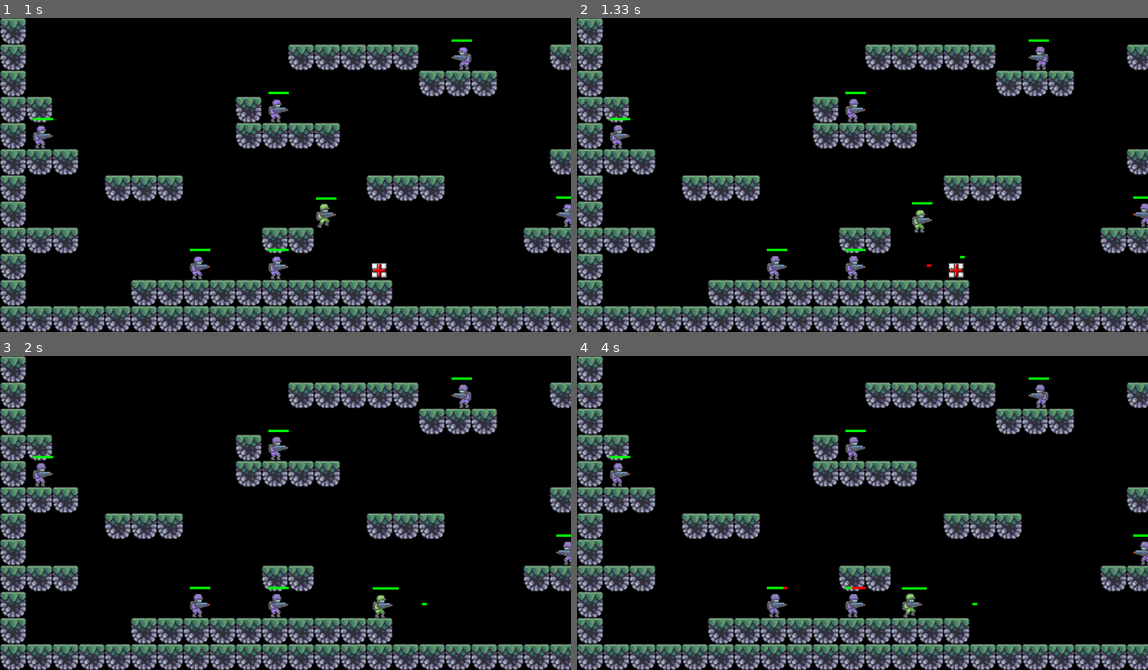
Above: before the commit, frames 1-4 (two rows, left to right).
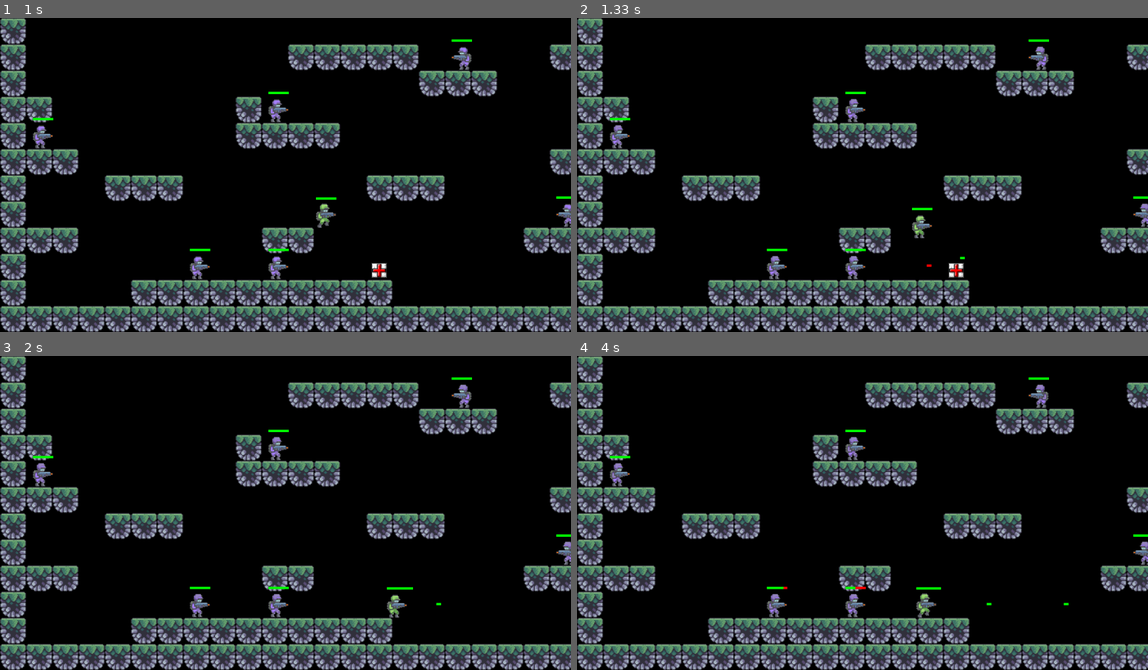
Above: after the commit, the same moments.

Repository: TheoTheobald/PyGame_Group_Project
Game: pygame game, started from theo_first_test/main.py
Two runs of this game, one before a commit and one after it. Both use one fixed random seed, a clock stepped at 60 frames per second and the inputs below.
Inputs (mouse positions are in pixels of both pictures, inside the frame that each line leads up to):
- Up to frame 1 (1 s): click "Start" at 0.38 s; hold Right from 0.67 s (still down); move the mouse to (291, 193) at 0.7 s
- Up to frame 2 (1.33 s): release Right at 1.13 s; hold Up from 1.17 s (still down); tap Space at 1.23 s
- Up to frame 3 (2 s): release Up at 1.47 s; hold Right 1.5-1.97 s; tap Space at 1.57, 1.87 s
- Up to frame 4 (4 s): hold Left 2-2.53 s; tap Space at 2.07, 2.37, 2.63, 2.93, 3.47, 3.77 s; hold Left 2.57-2.97 s; hold Right from 3.4 s (still down)

Frame 1 is identical in both runs. In frame 2, 0.3% of the frame differs, in the area x 58-68%, y 58-77%; in frame 3, 0.3%; in frame 4, 0.4%, in the area x 48-87%, y 73-84%.

Commit message:
refactored player code to make smaller

Diff:
--- a/theo_first_test/player.py
+++ b/theo_first_test/player.py
@@ -15,18 +15,22 @@
     def __init__(self, pos):
         pygame.sprite.Sprite.__init__(self)
 
+        # Appearance params
         self.falling = False
         self.facing = 0
         self.frameIndex = 0
         self.updateTime = pygame.time.get_ticks()
         self.stance = 0
+        self.className = 'character'
+        self.getSprites(pos)
+
+        # Combat
+        self.canShoot = True
         self.shooting = False
         self.timeLastShot = pygame.time.get_ticks()
-        self.canShoot = True
-        self.className = 'character'
         self.bulletCooldown = 1000
+        self.bulletColour = RED
         self.dead = False
-
 
         # Char movement
         self.direction = pygame.math.Vector2(0, 0)
@@ -34,7 +38,7 @@
         self.gravity = 1
         self.jumpSpeed = -18
 
-        # Char appearance
+    def getSprites(self, pos):
         self.animations = []
         rightLeft = ['right', 'left']
         animationTypes = ['Idle', 'Run', 'Jump', 'Death']
@@ -42,20 +46,18 @@
             LST = []
             for elem in animationTypes:
                 lst = []
-                frames = len(os.listdir(f"images/enemy/{elem}"))
+                frames = len(os.listdir(f"images/{self.className}/{elem}"))
 
                 for i in range(frames):
-                    img = pygame.image.load(f"images/enemy/{elem}/{i}.png")
+                    img = pygame.image.load(f"images/{self.className}/{elem}/{i}.png")
                     img = pygame.transform.scale(img, (int(img.get_width() * 1.5), int(img.get_height() * 1.5)))
                     if j == 'left':
                         img = pygame.transform.flip(img, True, False)
                     lst += [img]
                 LST += [lst]
             self.animations += [LST]
-
         self.image = self.animations[self.facing][self.stance][self.frameIndex]
         self.rect = self.image.get_rect(topleft = pos)
-        self.bulletColour = RED
 
     def animatePlayer(self):
         timeGap = 100 # Time waited before resetting image
@@ -105,7 +107,6 @@
         pygame.draw.rect(scrn, RED, (self.rect.x, self.rect.y - 10, 43, 5))
         pygame.draw.rect(scrn, GREEN, (self.rect.x, self.rect.y - 10, (43 * (self.health/self.totalHealth)), 5))
 
-
     def update(self):
         self.animatePlayer()
         self.shootRate()
@@ -116,38 +117,17 @@
     def __init__(self, pos):
         Character.__init__(self, pos)
         self.className = 'player'
+
+        # Player combat
         self.bulletCooldown = 200
-
-        # Player movement
-        self.direction = pygame.math.Vector2(0, 0)
-        self.speed = 5
-        self.gravity = 1
-        self.jumpSpeed = -20
+        self.bulletColour = GREEN
         self.totalHealth = 500
         self.health = 500
 
         # Player appearance
-        self.animations = []
-        rightLeft = ['right', 'left']
-        animationTypes = ['Idle', 'Run', 'Jump', 'Death']
-        for j in rightLeft:
-            LST = []
-            for elem in animationTypes:
-                lst = []
-                frames = len(os.listdir(f"images/player/{elem}"))
-
-                for i in range(frames):
-                    img = pygame.image.load(f"images/player/{elem}/{i}.png")
-                    img = pygame.transform.scale(img, (int(img.get_width() * 1.5), int(img.get_height() * 1.5)))
-                    if j == 'left':
-                        img = pygame.transform.flip(img, True, False)
-                    lst += [img]
-                LST += [lst]
-            self.animations += [LST]
-
+        self.getSprites(pos)
         self.image = self.animations[self.facing][self.stance][self.frameIndex]
         self.rect = self.image.get_rect(topleft = pos)
-        self.bulletColour = GREEN
 
     def getInput(self):
         keys = pygame.key.get_pressed()
@@ -185,6 +165,7 @@
         self.totalHealth = 60
         self.health = 60
         self.className = 'enemy'
+        self.getSprites(pos)
 
     def update(self, xShift):
         Character.update(self)
--- a/theo_first_test/settings.py
+++ b/theo_first_test/settings.py
@@ -46,4 +46,3 @@
 # Colours
 GREEN = pygame.Color(0, 255, 0)
 RED = pygame.Color(255, 0, 0)
-GREEN = pygame.Color(0, 255, 0)
